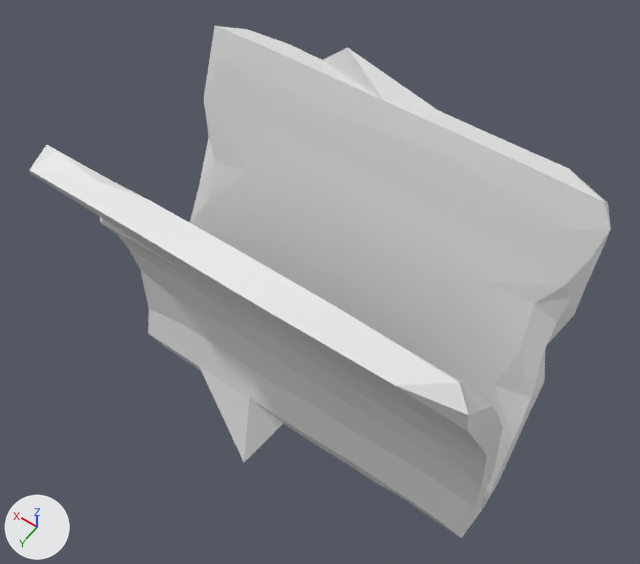
Two versions of the OBJ model mesh_cnn/datasets/random_pertubations/T134.obj, one commit apart.
Rendered twice from a 50 mm lens placed at (-0.869, 1.234, 2.05), pointed at (0.043, -0.043, 0.044). Lighting does not change. The marker at lower left points along +X, +Y and +Z. Where no turn or scale is listed for an object, it has been applied to the vertices.

Names of what the first picture shows: 'T134'.
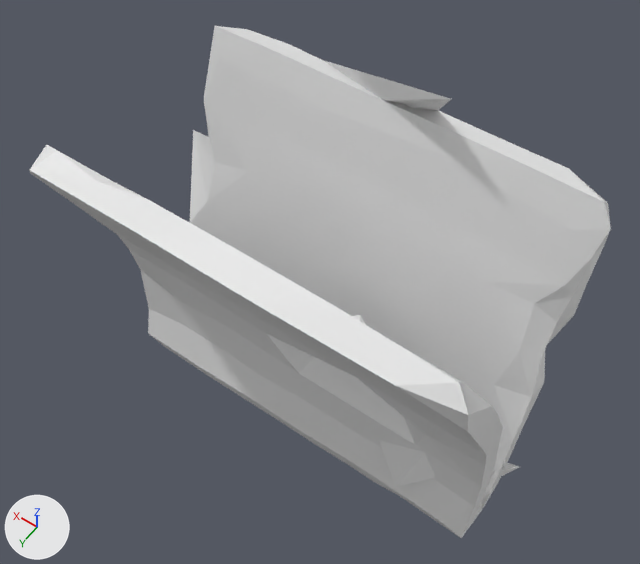
Diff of the bpy script that builds the scene:
```diff
--- a/mesh_cnn/datasets/random_pertubations/T134.obj.py
+++ b/mesh_cnn/datasets/random_pertubations/T134.obj.py
@@ me_t134 @@
 me_t134.from_pydata(...)  # 252 vertices, 500 faces; spans x -0.618..0.617, y -0.398..0.402, z -0.681..0.579
 # used by ob_t134; location = (0.0, 0.0, 0.0)
-me_t134.vertices[0].co = (0.132, 0.273, -0.681)  # pixel (243, 462)
-me_t134.vertices[46].co = (-0.504, -0.032, -0.426)
-me_t134.vertices[50].co = (-0.468, 0.016, -0.482)
-me_t134.vertices[82].co = (0.139, 0.112, -0.307)
-me_t134.vertices[108].co = (-0.431, 0.049, -0.149)
-me_t134.vertices[122].co = (-0.169, 0.144, -0.052)  # pixel (343, 382)
-me_t134.vertices[151].co = (0.604, -0.163, 0.003)  # pixel (199, 185)
-me_t134.vertices[167].co = (0.436, 0.266, 0.423)
-me_t134.vertices[247].co = (0.199, -0.386, 0.579)  # pixel (347, 47)
+# me_t134 part 1
+me_t134.vertices[0].co = (0.224, 0.146, -0.521)  # pixel (242, 397)
+me_t134.vertices[46].co = (-0.42, 0.1, -0.466)
+me_t134.vertices[50].co = (-0.662, -0.065, -0.335)  # pixel (520, 466)
+me_t134.vertices[82].co = (0.051, 0.052, -0.301)
+me_t134.vertices[108].co = (-0.396, 0.191, -0.356)  # pixel (395, 487)
+me_t134.vertices[122].co = (-0.094, -0.048, -0.011)  # pixel (360, 314)
+# me_t134 part 2
+me_t134.vertices[151].co = (0.714, -0.279, 0.095)  # pixel (193, 129)
+# me_t134 part 3
+me_t134.vertices[167].co = (0.615, 0.266, 0.255)  # pixel (84, 211)
+# me_t134 part 4
+me_t134.vertices[247].co = (-0.189, -0.239, 0.697)  # pixel (451, 98)
```

What differs and where, as boxes (x1, y1, x2, y2) in the pictures (640 x 564 px; the box of a moved part takes in the faces that stretch with it):
part 1 of me_t134, moved or reshaped: before (200, 334, 426, 462); after (200, 315, 519, 487)
part 2 of me_t134, moved or reshaped: before (190, 138, 214, 222); after (190, 130, 214, 222)
part 3 of me_t134, moved or reshaped: before (100, 217, 189, 274); after (33, 175, 189, 274)
part 4 of me_t134, moved or reshaped: before (323, 47, 437, 110); after (323, 60, 451, 110)
